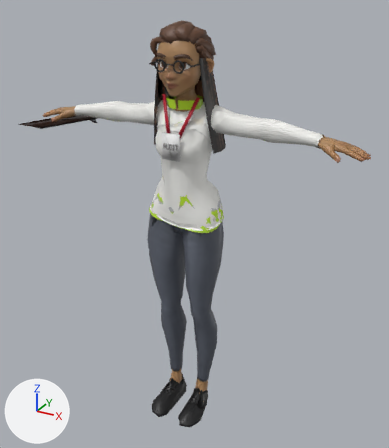
One commit to the FBX model client/Assets/Art/characters/cast/looks/npc_auditor/npc_auditor.fbx: the scene before it, then after it.
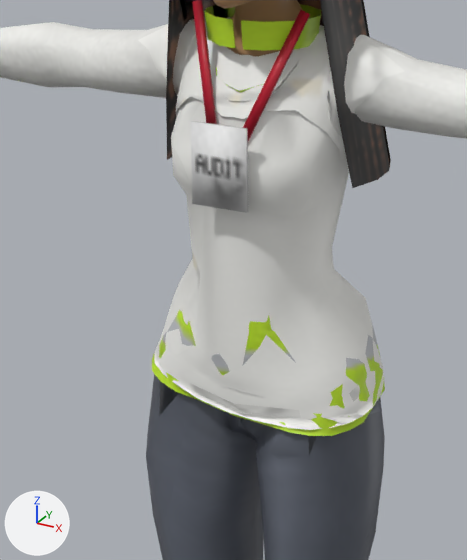
Each version is shown whole from a 50 mm lens placed at (1.007, -1.779, 1.803), pointed at (0.017, 0.021, 0.903), then close up on the part from 26% to 64% of the width and 21% to 61% of the height. Lighting does not change. The marker at lower left points along +X, +Y and +Z. The first two pictures are the older version. Objects named as collision shapes, trigger or cutter boxes, shadow casters or lower levels of detail are left out. Vertices at exactly the same position are counted once.

In view in the first close-up: 'npc_auditor_LOD0'.
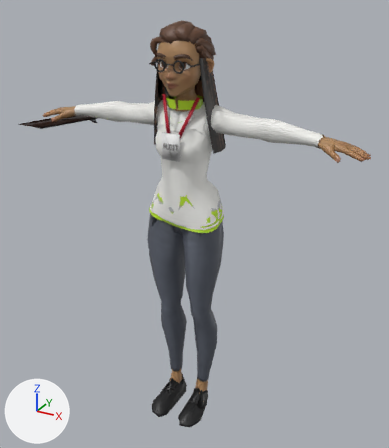
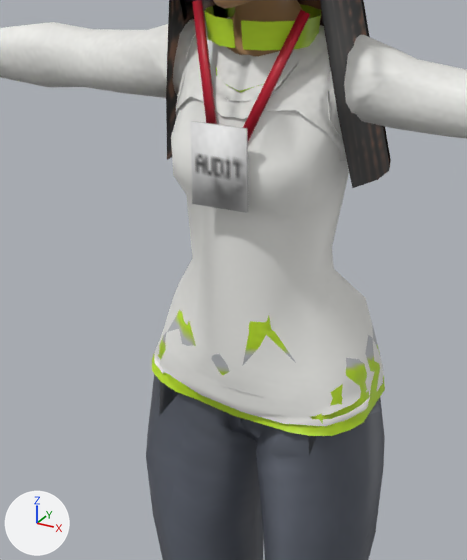
Location of each change, [x1, y1, x2, y2] in pixels of the close-ups (467 x 560 px; the box of a moved part takes in the faces that stretch with it):
part 1 of me_npc_auditor_lod0, moved or reshaped
    before: [163, 77, 385, 430]
    after: [171, 76, 383, 430]
part 2 of me_npc_auditor_lod0, surface changed
    both: [151, 23, 393, 411]

What the commit changed:
me_npc_auditor_lod0 is used by ob_npc_auditor_lod0; location (0.0, 0.0, 0.0).
me_npc_auditor_lod0 had 3639 vertices, 5978 faces and spanned x -0.75..0.7, y -0.22..0.16, z 0.0..1.7.
me_npc_auditor_lod0 now has 3640 vertices, 5977 faces and spans x -0.75..0.7, y -0.22..0.16, z 0.0..1.7.
me_npc_auditor_lod0 part 1: 4 vertices moved within x 0.08..0.16, y -0.11..-0.03, z 0.94..1.32; 16 vertices removed from x -0.1..0.16, y -0.11..0.04, z 0.94..1.27; 17 vertices added at x -0.1..0.16, y -0.11..0.08, z 0.95..1.34.
me_npc_auditor_lod0 part 2: 475 kept faces spanning x -0.53..0.53, y -0.13..0.08, z 0.95..1.57 get new texture (UV) coordinates.
Other edits to the shape of me_npc_auditor_lod0 do not show in these pictures.
